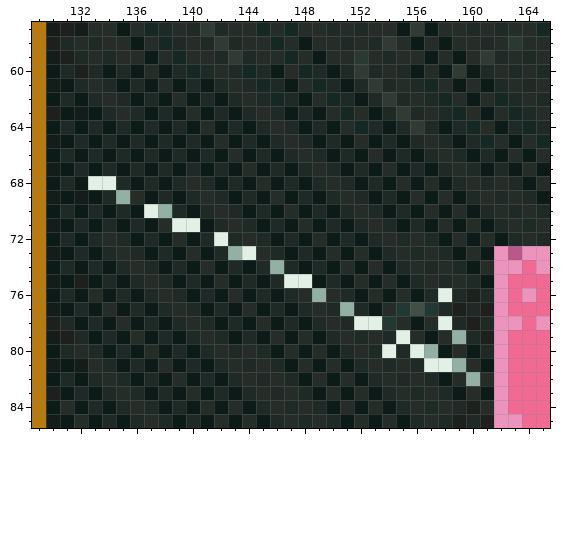
Two states of a pixel-art file, room_design.aseprite. This is how it looked before the edit.
384x240 pixels, 1 frame. Colours within 5 levels of each other are drawn and written as one. Shown: x 129..165, y 57..85. The commit also changed other parts of the picture, which this record leaves out.
Once edited:
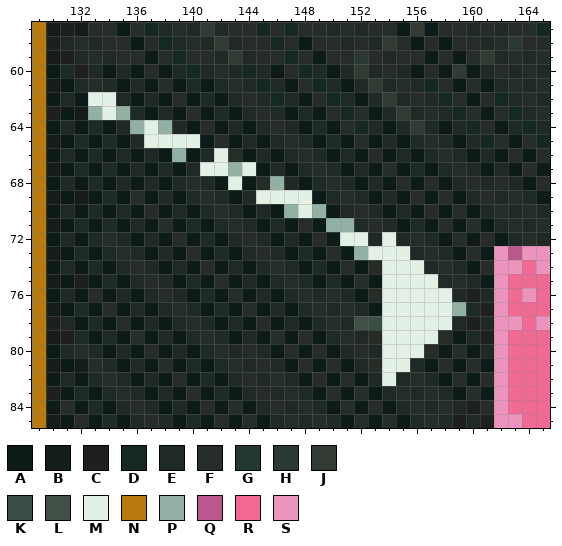
Palette (. is transparent): A #0c1a18  B #151d1a  C #1d201c  D #162824  E #1f2a26  F #262c27  G #223832  H #2a3a33  J #313b34  K #3b4e46  L #414f46  M #e2f0e6  N #b87a0e  P #92b0a4  Q #ba588c  R #f06a94  S #ec94be
The edit:
{"where": "layer \"bg\""}
{"y":62,"x":133,"old":"EF","new":"MM"}
{"y":63,"x":133,"old":"AEF","new":"PMP"}
{"y":64,"x":136,"old":"AEA","new":"PMP"}
{"y":65,"x":137,"old":"AEAE","new":"MMMM"}
{"y":66,"x":139,"old":"E","new":"P"}
{"y":66,"x":142,"old":"A","new":"M"}
{"y":67,"x":141,"old":"AEAF","new":"MMPM"}
{"y":68,"x":133,"old":"MM","new":"EA"}
{"y":68,"x":143,"old":"E","new":"M"}
{"y":68,"x":146,"old":"A","new":"P"}
{"y":69,"x":135,"old":"P","new":"A"}
{"y":69,"x":145,"old":"AFAE","new":"MMMM"}
{"y":70,"x":137,"old":"MP","new":"FA"}
{"y":70,"x":147,"old":"FAE","new":"PMP"}
{"y":71,"x":139,"old":"MM","new":"AE"}
{"y":71,"x":150,"old":"EA","new":"PP"}
{"y":72,"x":142,"old":"M","new":"A"}
{"y":72,"x":151,"old":"EA","new":"MM"}
{"y":72,"x":154,"old":"F","new":"M"}
{"y":73,"x":143,"old":"PM","new":"AE"}
{"y":73,"x":152,"old":"FAEF","new":"PMMM"}
{"y":74,"x":146,"old":"P","new":"F"}
{"y":74,"x":154,"old":"AEF","new":"MMM"}
{"y":75,"x":147,"old":"MM","new":"FE"}
{"y":75,"x":154,"old":"FAEF","new":"MMMM"}
{"y":76,"x":149,"old":"P","new":"E"}
{"y":76,"x":154,"old":"AFAE","new":"MMMM"}
{"y":77,"x":151,"old":"P","new":"F"}
{"y":77,"x":154,"old":"FGLGEC","new":"MMMMMP"}
{"y":78,"x":152,"old":"MMGFAF","new":"LKMMMM"}
{"y":79,"x":154,"old":"E","new":"M"}
{"y":79,"x":156,"old":"FA","new":"MM"}
{"y":79,"x":159,"old":"P","new":"A"}
{"y":80,"x":155,"old":"E","new":"M"}
{"y":80,"x":157,"old":"P","new":"F"}
{"y":81,"x":154,"old":"EF","new":"MM"}
{"y":81,"x":157,"old":"MMP","new":"AFA"}
{"y":82,"x":154,"old":"F","new":"M"}
{"y":82,"x":160,"old":"P","new":"A"}
{"label":"changed","picture_box":[88,92,480,386]}
